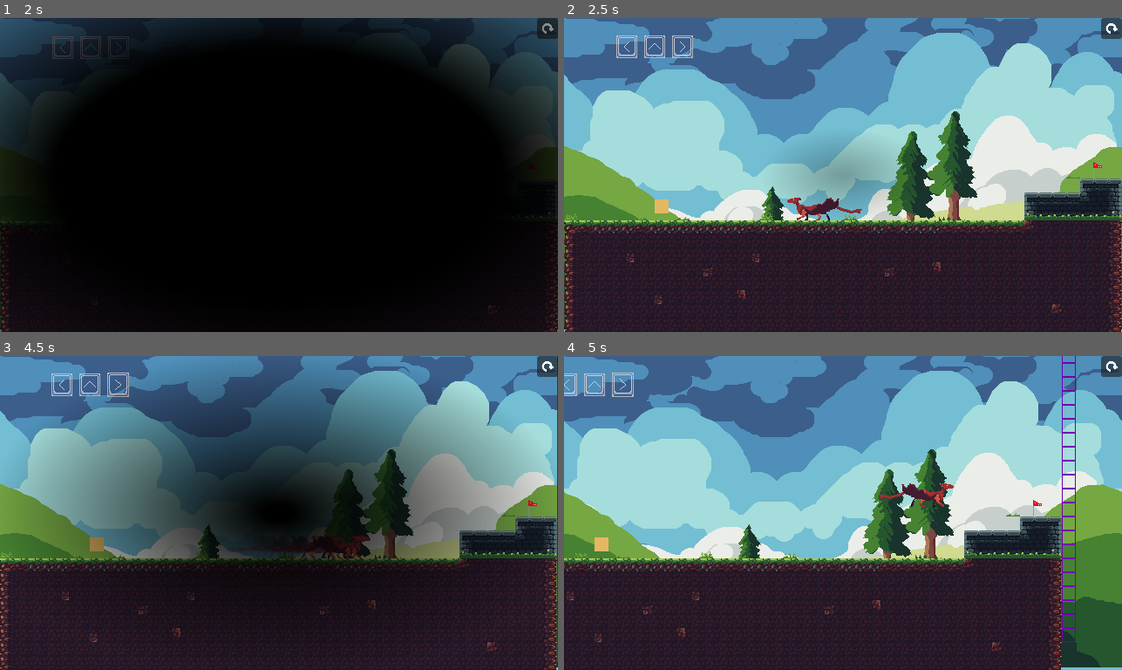
Above: before the commit, frames 1-4 (two rows, left to right).
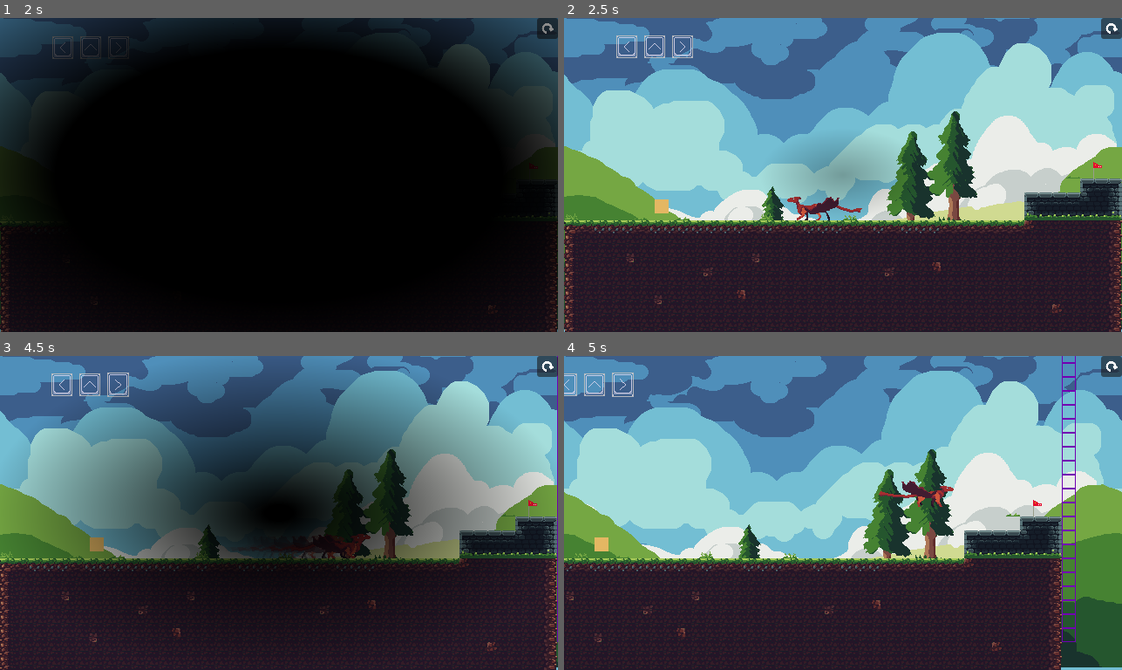
Above: after the commit, the same moments.

Repository: Robocraft999/ScalesToScale
Game: Godot game, scene res://scenes/root.tscn
Same seed, same stepped clock (60 frames per second), same inputs: the game is played once before the commit and once after it. The engine's default icon, where the game draws it, is replaced by a stand-in: a white triangle on a blue panel in a dark square.
Inputs (mouse positions are in pixels of both pictures, inside the frame that each line leads up to):
- Up to frame 1 (2 s): click "Start Game" at 0.5 s; click "Start Game" at 1.25 s
- Up to frame 2 (2.5 s): click (1110, 27) at 2 s
- Up to frame 3 (4.5 s): click (546, 365) at 2.75 s; click (546, 365) at 3.5 s; tap Enter at 4.25 s; move the mouse to (401, 497) at 4.27 s; hold D (move_right) from 4.28 s (still down); hold Space (dash) from 4.28 s (still down); click (401, 497) at 4.42 s
- Up to frame 4 (5 s): keep holding D (move_right); keep holding Space (dash); tap Up (jump) at 4.52 s

Frame 1 is identical in both runs. In frame 2, 0.1% of the frame differs, in the area x 40-54%, y 56-64%; in frame 3, less than 0.1%; in frame 4, 0.3%, in the area x 56-70%, y 39-49%.

Commit message:
Player idle animation + fleeing box

Diff:
--- a/scenes/levels/level_3.tscn
+++ b/scenes/levels/level_3.tscn
@@ -223,7 +223,7 @@
 direction = Vector2(1, 0)
 
 [node name="UpperPuzzleBox" type="CharacterBody2D" parent="."]
-position = Vector2(297, 392)
+position = Vector2(296, 392)
 metadata/_edit_group_ = true
 
 [node name="CollisionShape2D" type="CollisionShape2D" parent="UpperPuzzleBox"]
--- a/scenes/objects/player.tscn
+++ b/scenes/objects/player.tscn
@@ -111,4 +111,3 @@
 sprite_frames = SubResource("SpriteFrames_uqm2t")
 animation = &"idle"
 autoplay = "idle"
-frame_progress = 0.0141583
--- a/scripts/player.gd
+++ b/scripts/player.gd
@@ -171,10 +171,11 @@
 
 func update_animations():
 	if velocity.x == 0.0:
-		# TODO: Proper walking state
-		$AnimatedSprite2D.pause()
-	if not $AnimatedSprite2D.is_playing() and velocity.x != 0.0:
-		$AnimatedSprite2D.play()
+		$AnimatedSprite2D.play("idle")
+	else:
+		$AnimatedSprite2D.play("walking")
+		pass
+	pass
 
 func _physics_process(delta: float) -> void:
 
